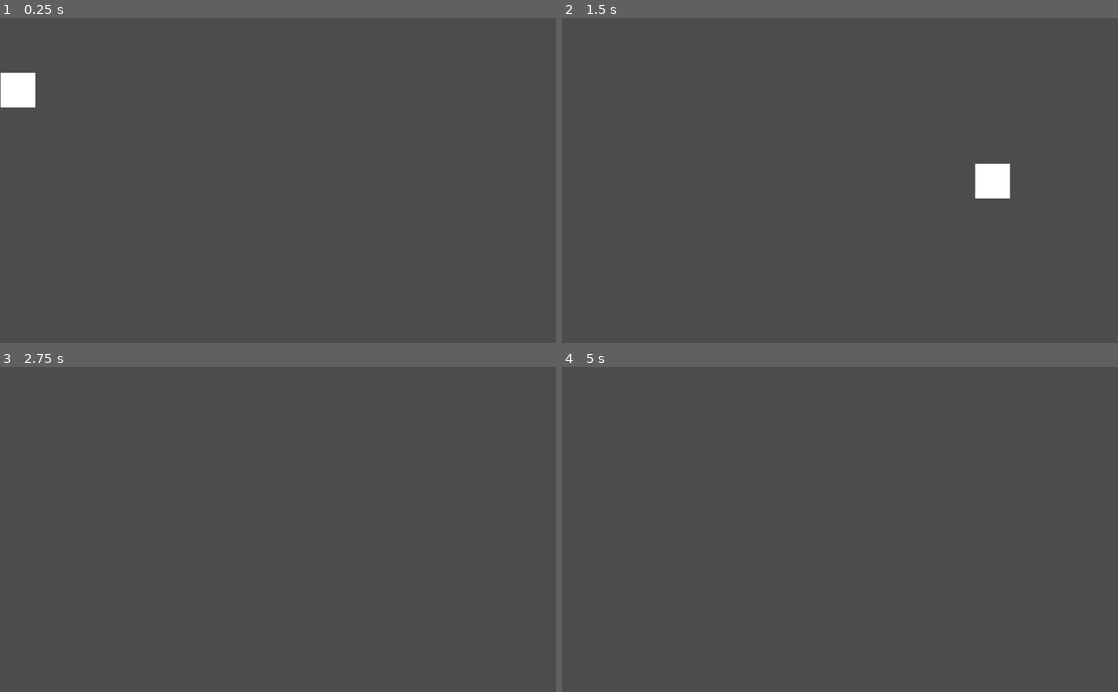
Above: before the commit, frames 1-4 (two rows, left to right).
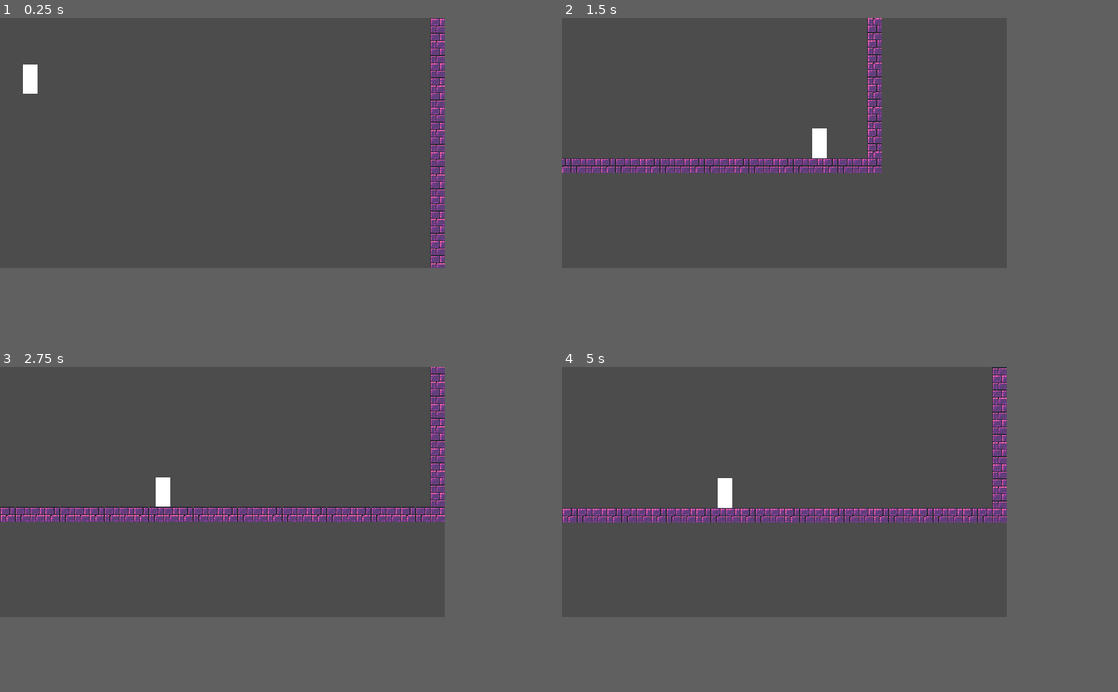
Above: after the commit, the same moments.

Repository: noahlavelle/BonfireJam
Game: Godot game, scene res://Levels/L1.tscn
Same seed, same stepped clock (60 frames per second), same inputs: the game is played once before the commit and once after it.
Inputs:
- Up to frame 1 (0.25 s): no input
- Up to frame 2 (1.5 s): hold D (move_right) from 0.53 s (still down); tap Space (move_jump) at 0.77 s
- Up to frame 3 (2.75 s): tap Space (move_jump) at 1.52 s; release D (move_right) at 2.03 s; hold A (move_left) from 2.03 s (still down)
- Up to frame 4 (5 s): release A (move_left) at 2.78 s; hold D (move_right) 2.78-4.28 s; tap Space (move_jump) at 3.02, 3.77, 4.52 s; hold A (move_left) from 4.28 s (still down)
In our replay, the window is 800x468 before the commit and 640x360 after it. These sizes can differ from the game's own. Grey fills any space a smaller window leaves; there, only what the larger window draws over its background counts as a difference.

The runs differ from the first frame. In frame 1, 2.6% of the frame differs, in the area x 0-80%, y 0-77%; in frame 2, 4.6%; in frame 3, 5.1%, in the area x 0-80%, y 0-48%; in frame 4, 5.0%.

Commit message:
Added pixelart and scaling for pixelart

Diff:
--- a/Actors/Player.gd
+++ b/Actors/Player.gd
@@ -2,8 +2,8 @@
 
 var velocity = Vector2.ZERO
 
-var speed = Vector2(800, 1000)
-var gravity = 3000
+var speed = Vector2(400, 300)
+var gravity = 1000
 
 func _physics_process(_delta):
 	var isJumpInterrupted = Input.is_action_just_released("move_jump") and velocity.y < 0.0
--- a/Actors/Player.tscn
+++ b/Actors/Player.tscn
@@ -3,7 +3,7 @@
 [ext_resource path="res://Actors/Player.gd" type="Script" id=1]
 
 [sub_resource type="RectangleShape2D" id=1]
-extents = Vector2( 32, 32 )
+extents = Vector2( 8, 16 )
 
 [node name="Player" type="KinematicBody2D"]
 script = ExtResource( 1 )
@@ -12,5 +12,14 @@
 shape = SubResource( 1 )
 
 [node name="Shape" type="Polygon2D" parent="."]
-scale = Vector2( 0.5, 0.5 )
-polygon = PoolVector2Array( -64, -64, 64, -64, 64, 64, -64, 64 )
+position = Vector2( 8, 0 )
+scale = Vector2( 0.25, 0.25 )
+polygon = PoolVector2Array( -64, -64, 0, -64, 0, 64, -64, 64 )
+
+[node name="Camera2D" type="Camera2D" parent="."]
+current = true
+zoom = Vector2( 1.5, 1.5 )
+limit_left = 0
+limit_top = 0
+smoothing_enabled = true
+smoothing_speed = 9.0
--- a/Levels/L1.tscn
+++ b/Levels/L1.tscn
@@ -1,17 +1,15 @@
 [gd_scene load_steps=3 format=2]
 
 [ext_resource path="res://Actors/Player.tscn" type="PackedScene" id=1]
-
-[sub_resource type="RectangleShape2D" id=1]
-extents = Vector2( 450.745, 10 )
+[ext_resource path="res://Tilesets/Walls.tres" type="TileSet" id=2]
 
 [node name="World" type="Node2D"]
 
-[node name="StaticBody2D" type="StaticBody2D" parent="."]
-
-[node name="CollisionShape2D" type="CollisionShape2D" parent="StaticBody2D"]
-position = Vector2( 446.74, 343.473 )
-shape = SubResource( 1 )
-
 [node name="Player" parent="." instance=ExtResource( 1 )]
 position = Vector2( 32.5514, 32.5514 )
+
+[node name="TileMap" type="TileMap" parent="."]
+tile_set = ExtResource( 2 )
+cell_size = Vector2( 16, 16 )
+format = 1
+tile_data = PoolIntArray( 29, 0, 0, 65565, 0, 0, 131101, 0, 0, 196637, 0, 0, 262173, 0, 0, 327709, 0, 0, 393245, 0, 0, 458781, 0, 0, 524317, 0, 0, 589853, 0, 0, 655389, 0, 0, 720925, 0, 0, 786461, 0, 0, 851997, 0, 0, 917533, 0, 0, 983069, 0, 0, 1048605, 0, 0, 1114141, 0, 0, 1179677, 0, 0, 1245184, 0, 0, 1245185, 0, 0, 1245186, 0, 0, 1245187, 0, 0, 1245188, 0, 0, 1245189, 0, 0, 1245190, 0, 0, 1245191, 0, 0, 1245192, 0, 0, 1245193, 0, 0, 1245194, 0, 0, 1245195, 0, 0, 1245196, 0, 0, 1245197, 0, 0, 1245198, 0, 0, 1245199, 0, 0, 1245200, 0, 0, 1245201, 0, 0, 1245202, 0, 0, 1245203, 0, 0, 1245204, 0, 0, 1245205, 0, 0, 1245206, 0, 0, 1245207, 0, 0, 1245208, 0, 0, 1245209, 0, 0, 1245210, 0, 0, 1245211, 0, 0, 1245212, 0, 0, 1245213, 0, 0 )
--- /dev/null
+++ b/Tilesets/Walls.tres
@@ -0,0 +1,29 @@
+[gd_resource type="TileSet" load_steps=3 format=2]
+
+[ext_resource path="res://Assets/tileset.png" type="Texture" id=1]
+
+[sub_resource type="ConvexPolygonShape2D" id=1]
+points = PoolVector2Array( 0, 0, 16, 0, 16, 16, 0, 16 )
+
+[resource]
+0/name = "tileset.png 0"
+0/texture = ExtResource( 1 )
+0/tex_offset = Vector2( 0, 0 )
+0/modulate = Color( 1, 1, 1, 1 )
+0/region = Rect2( 0, 0, 16, 16 )
+0/tile_mode = 0
+0/occluder_offset = Vector2( 0, 0 )
+0/navigation_offset = Vector2( 0, 0 )
+0/shape_offset = Vector2( 0, 0 )
+0/shape_transform = Transform2D( 1, 0, 0, 1, 0, 0 )
+0/shape = SubResource( 1 )
+0/shape_one_way = false
+0/shape_one_way_margin = 1.0
+0/shapes = [ {
+"autotile_coord": Vector2( 0, 0 ),
+"one_way": false,
+"one_way_margin": 1.0,
+"shape": SubResource( 1 ),
+"shape_transform": Transform2D( 1, 0, 0, 1, 0, 0 )
+} ]
+0/z_index = 0
--- a/project.godot
+++ b/project.godot
@@ -18,6 +18,39 @@
 config/name="Bonfire Jam"
 run/main_scene="res://Levels/L1.tscn"
 config/icon="res://icon.png"
+
+[display]
+
+window/size/width=320
+window/size/height=180
+window/size/test_width=1280
+window/size/test_height=720
+window/vsync/use_vsync=false
+window/stretch/mode="2d"
+window/stretch/aspect="keep"
+
+[importer_defaults]
+
+texture={
+"compress/bptc_ldr": 0,
+"compress/hdr_mode": 0,
+"compress/lossy_quality": 0.7,
+"compress/mode": 0,
+"compress/normal_map": 0,
+"detect_3d": false,
+"flags/anisotropic": false,
+"flags/filter": false,
+"flags/mipmaps": false,
+"flags/repeat": 0,
+"flags/srgb": 2,
+"process/HDR_as_SRGB": false,
+"process/fix_alpha_border": true,
+"process/invert_color": false,
+"process/premult_alpha": false,
+"size_limit": 0,
+"stream": false,
+"svg/scale": 1.0
+}
 
 [input]
 
Binary file added: Assets/tileset.png
